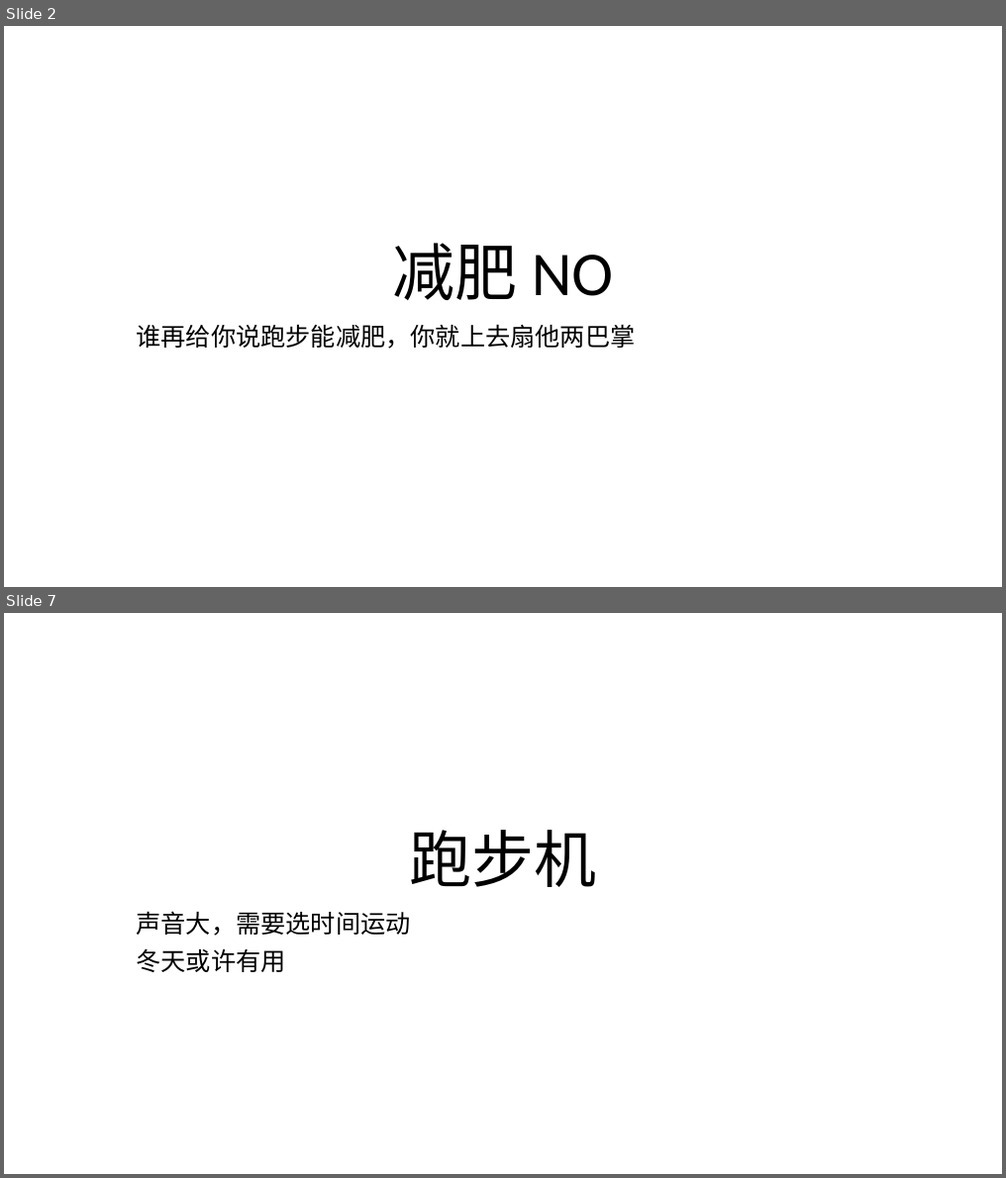
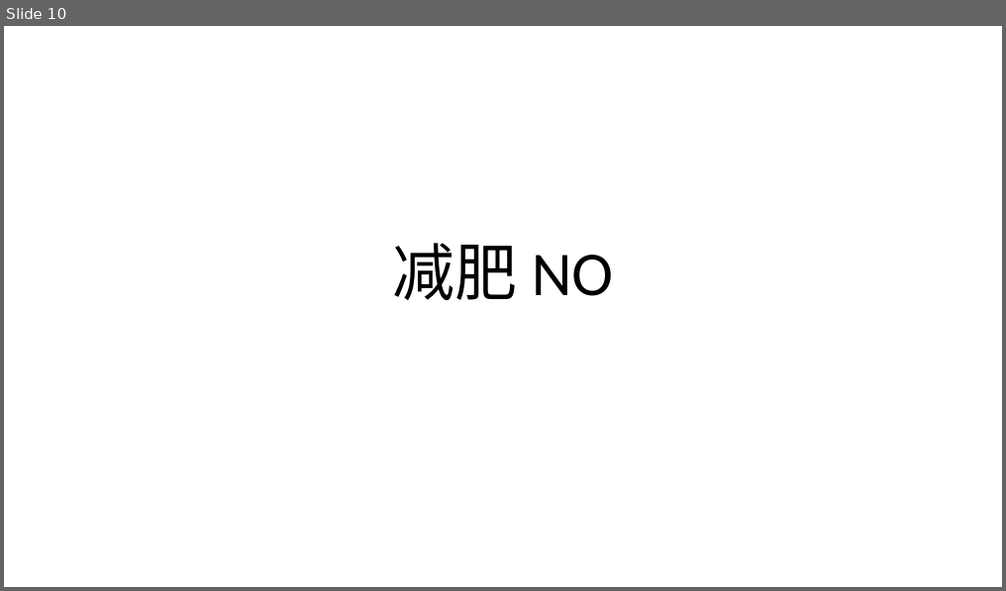
Before and after one commit to FredJiangFei/MyDocuments, a slide deck: 其他/run/run.pptx. Shown one above the other, each under a label of ours: slides 2 and 7 before the commit, slide 10 after it; the slides between them are not shown. The pictures are 1006x1178 and 1006x591 pixels, drawn with LibreOffice and Linux fonts; fonts in the diff are those of the drawing. Boxes give left, top, right and bottom in pixels: in the first picture for what was removed or moved away, otherwise in the second. Text is boxed around its words. In the diff, an @@ line names an element or a change of style, - is before the commit and + after.

```diff
--- a/其他/run/run.pptx
+++ b/其他/run/run.pptx
@@ slide 7 removed at (x1=4, y1=613, x2=1002, y2=1174), background #FFFFFF @@
@@ title removed at (x1=409, y1=830, x2=596, y2=887) @@
-跑步机
@@ subtitle removed at (x1=137, y1=911, x2=411, y2=972) @@
-声音大，需要选时间运动
-冬天或许有用
@@ what was slide 2 is now slide 10 @@
@@ slide 10 changed as well @@
@@ subtitle removed at (x1=137, y1=324, x2=636, y2=349) @@
-谁再给你说跑步能减肥，你就上去扇他两巴掌
```
Also in this commit, not shown: 1 other slide changed, 13 slides added, 4 other slides removed, 2 other files.
